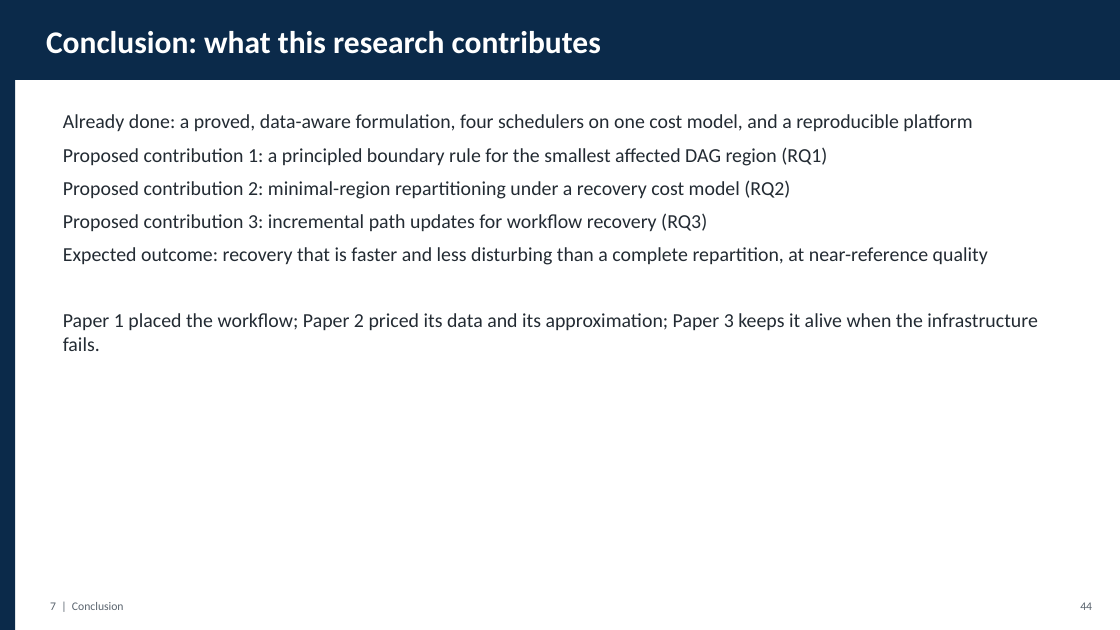
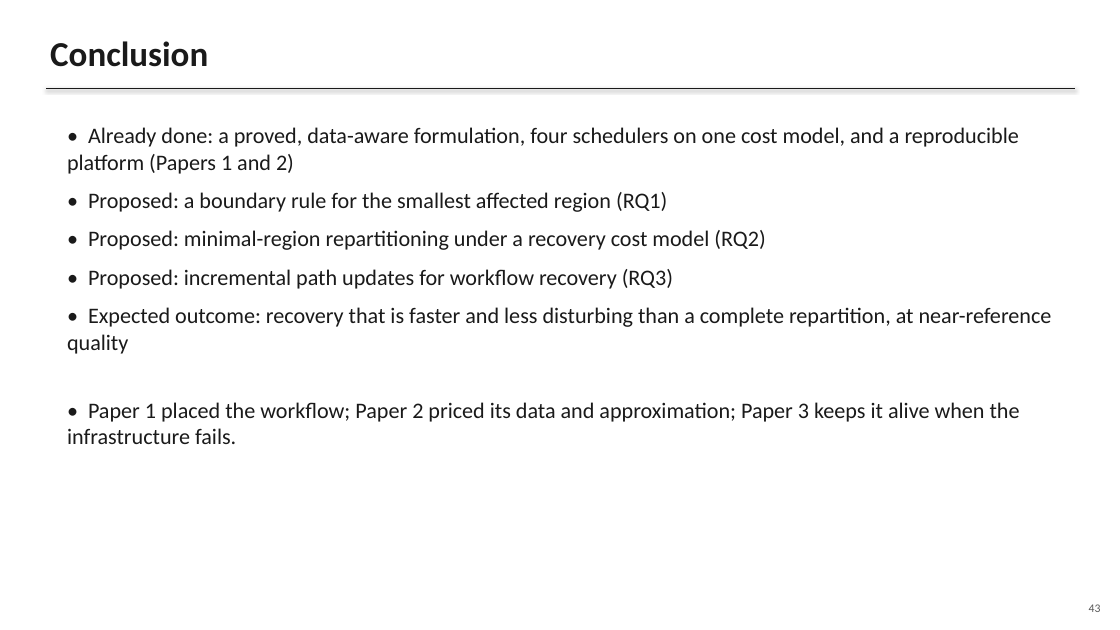
Before and after one commit to gayanigupta/data-aware-scheduling, a slide deck: slide 43 of slides/data-aware-scheduling.pptx (slide 45 before the commit). Drawn at 1120x630 pixels with LibreOffice and Linux fonts; fonts in the diff are those of the drawing. Boxes give left, top, right and bottom in pixels: in the first picture for what was removed or moved away, otherwise in the second. Text is boxed around its words. In the diff, an @@ line names an element or a change of style, - is before the commit and + after.

Commit message:
Plain monochrome slide deck with human-style text

```diff
--- a/slides/data-aware-scheduling.pptx
+++ b/slides/data-aware-scheduling.pptx
@@ rectangle removed at (x1=0, y1=0, x2=1120, y2=80) @@
@@ text at (x1=50, y1=41, x2=208, y2=67): text changed; size 27 to 30 pt; text colour #FFFFFF to #1A1A1A @@
-Conclusion: what this research contributes
+Conclusion
@@ rectangle removed at (x1=0, y1=80, x2=15, y2=630) @@
@@ line added from (46, 88) to (1075, 88), #1A1A1A 1 pt @@
@@ text at (x1=67, y1=127, x2=1052, y2=444): text changed; size 17 to 19 pt; text colour #232B33 to #1A1A1A @@
-Already done: a proved, data-aware formulation, four schedulers on one cost model, and a reproducible platform
-Proposed contribution 1: a principled boundary rule for the smallest affected DAG region (RQ1)
-Proposed contribution 2: minimal-region repartitioning under a recovery cost model (RQ2)
-Proposed contribution 3: incremental path updates for workflow recovery (RQ3)
-Expected outcome: recovery that is faster and less disturbing than a complete repartition, at near-reference quality
-Paper 1 placed the workflow; Paper 2 priced its data and its approximation; Paper 3 keeps it alive when the infrastructure fails.
+• Already done: a proved, data-aware formulation, four schedulers on one cost model, and a reproducible platform (Papers 1 and 2)
+• Proposed: a boundary rule for the smallest affected region (RQ1)
+• Proposed: minimal-region repartitioning under a recovery cost model (RQ2)
+• Proposed: incremental path updates for workflow recovery (RQ3)
+• Expected outcome: recovery that is faster and less disturbing than a complete repartition, at near-reference quality
+• Paper 1 placed the workflow; Paper 2 priced its data and approximation; Paper 3 keeps it alive when the infrastructure fails.
@@ text removed at (x1=50, y1=602, x2=124, y2=610) @@
-7 | Conclusion
@@ text removed at (x1=1080, y1=602, x2=1092, y2=610) @@
-44
@@ text added at (x1=1089, y1=604, x2=1101, y2=612), 10 pt, text #595959 @@
+43
```
Also in this commit, not shown: 29 other slides changed, 14 slides added, 16 slides removed, 1 other file.
